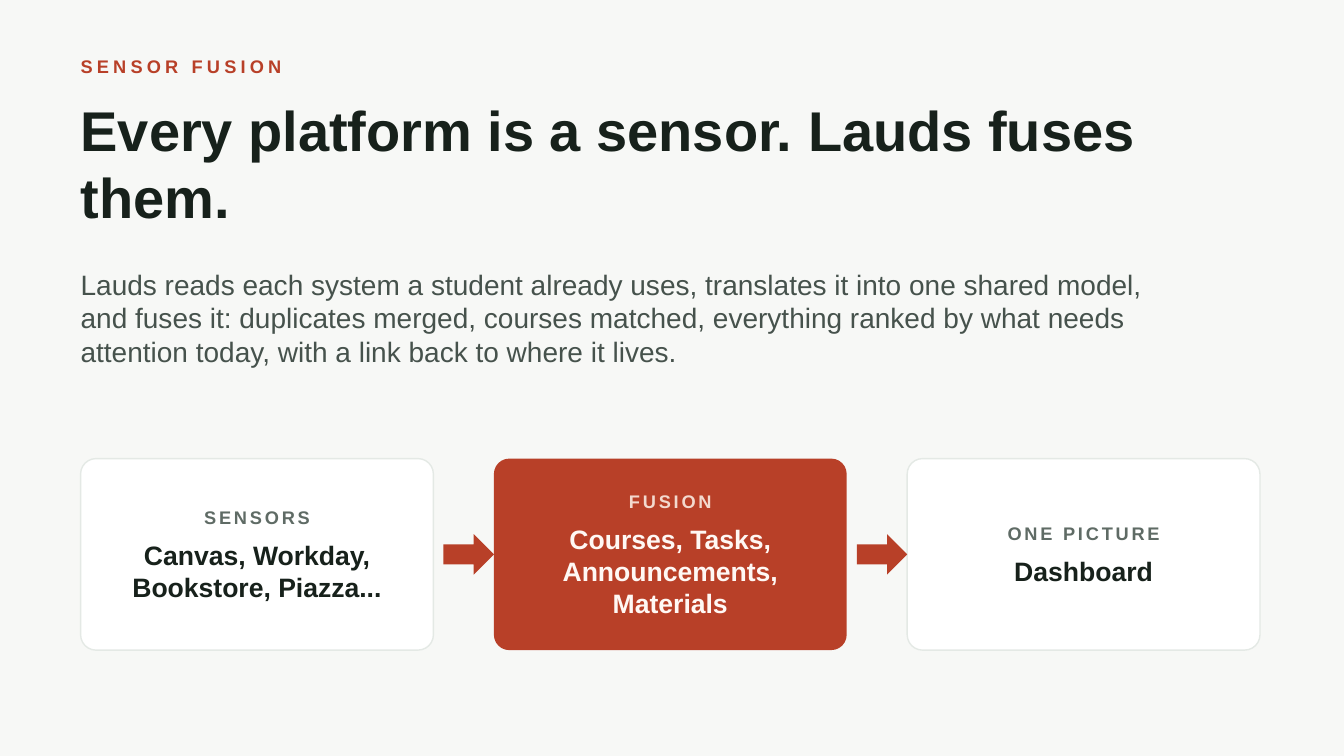
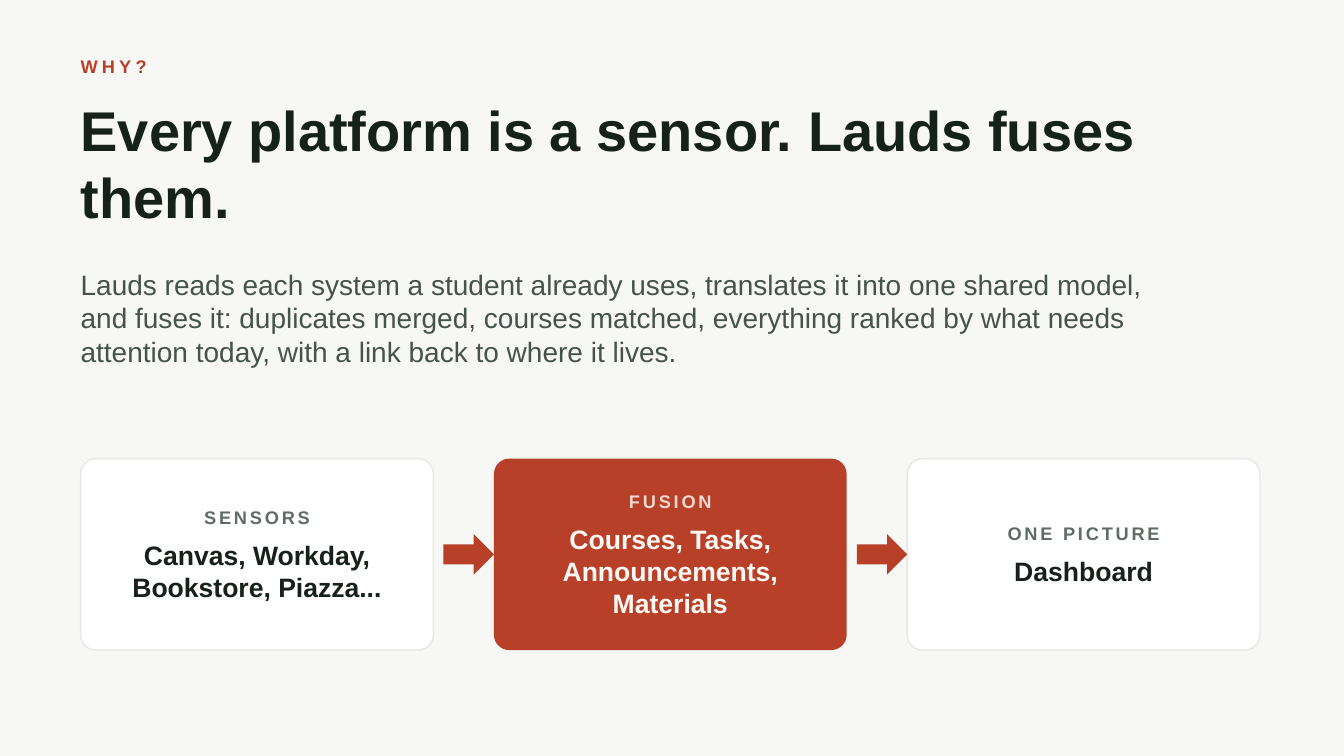
Before and after one commit to terraceonhigh/helloHacks26, a slide deck: slide 3 of docs/pitch/keynote/Lauds-keynote.pptx. Drawn at 1344x756 pixels with LibreOffice and Linux fonts; fonts in the diff are those of the drawing. Boxes give left, top, right and bottom in pixels: in the first picture for what was removed or moved away, otherwise in the second. Text is boxed around its words. In the diff, an @@ line names an element or a change of style, - is before the commit and + after.

```diff
--- a/docs/pitch/keynote/Lauds-keynote.pptx
+++ b/docs/pitch/keynote/Lauds-keynote.pptx
@@ text at (81, 60, 147, 73): text changed @@
-SENSOR FUSION
+WHY?
```
Also in this commit, not shown: 5 other slides changed, 6 other files.
